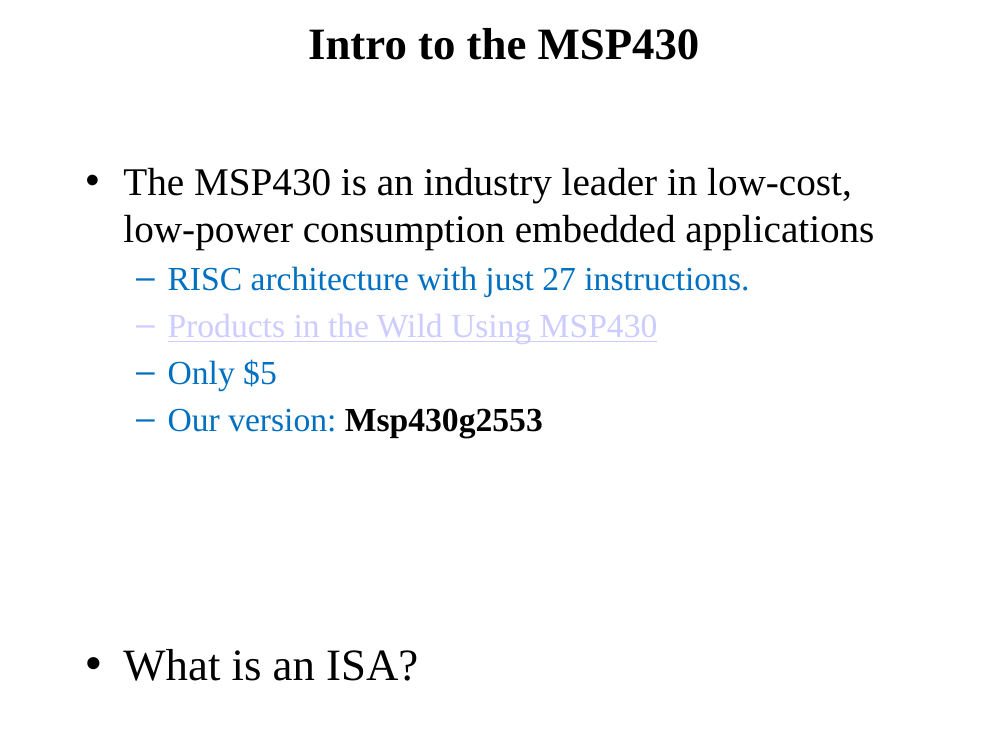
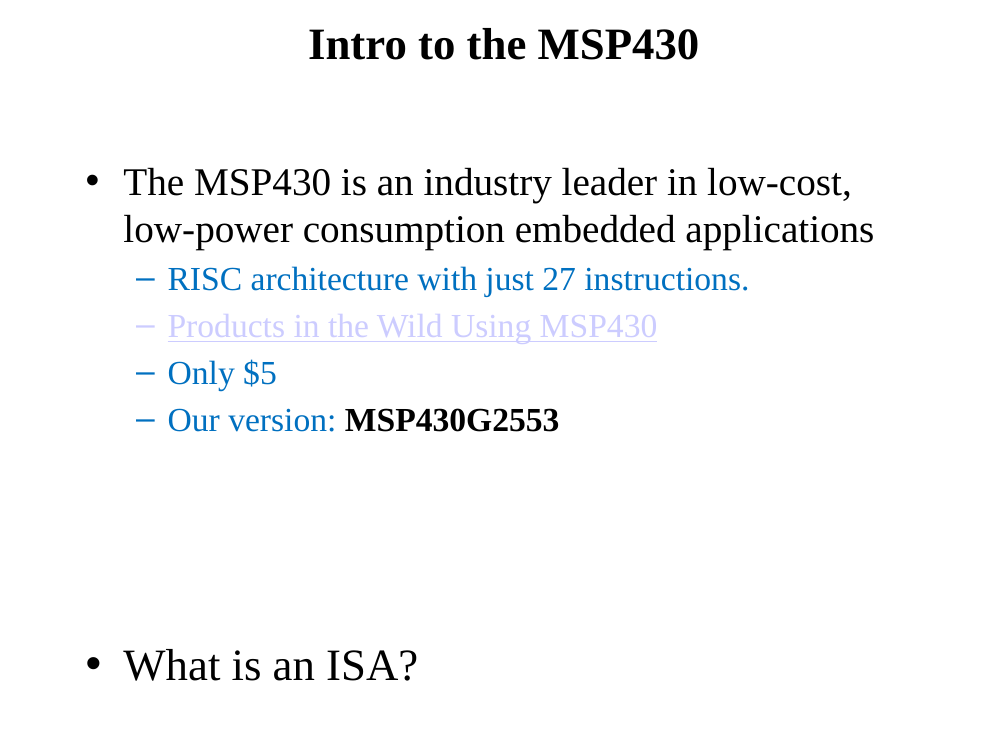
Before and after one commit to pw4rn3r/ECE382, a slide deck: slide 2 of notes/L2/Lsn2.pptx (slide 8 before the commit). Drawn at 1008x756 pixels with LibreOffice and Linux fonts; fonts in the diff are those of the drawing. Boxes give left, top, right and bottom in pixels: in the first picture for what was removed or moved away, otherwise in the second. Text is boxed around its words. In the diff, an @@ line names an element or a change of style, - is before the commit and + after.

```diff
--- a/notes/L2/Lsn2.pptx
+++ b/notes/L2/Lsn2.pptx
@@ text at [168, 408, 560, 432]: text changed @@
-  – Our version: Msp430g2553
+  – Our version: MSP430G2553
```
Also in this commit, not shown: 3 other slides changed, 6 slides removed.
